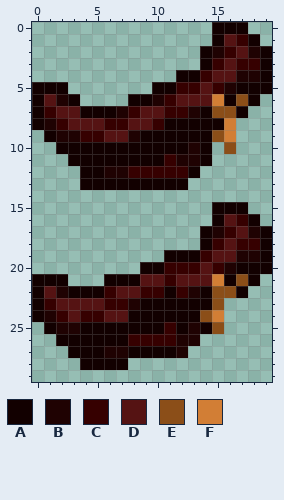
One commit to this pixel-art sprite: Items/Accessories/Lazy_Cloak_P.png. The picture above is the old version.
The file is 40x60 pixels, drawn in blocks of 2x2; one block is one cell here.
Palette (. is transparent): A #120000  B #1f0202  C #360000  D #551313  E #8b4e18  F #d27e35
Pixels before, first column x 0:
 0 ...............AAA..
 1 ...............ADCA.
 2 ..............ABCDBA
 3 ..............ACDCCA
 4 ............AACDDBBA
 5 AAA.......AACCDCBAAA
 6 ADBA....AABCDDDFAEA.
 7 ACDDAAABCDDCCBAEEA..
 8 ABCDDDCCDDCAAAAAF...
 9 .ABBCCDDBAAAAAAEF...
10 ..AAAAAAAAAAABA.E...
11 ...AAAAAAAACBBA.....
12 ....AABBCCCCCA......
13 ....AAAAAAAAA.......
14 ....................
15 ...............AAA..
16 ...............ADCA.
17 ..............ABCDBA
18 ..............ACDCCA
19 ...........AAACDDBBA
20 .........AACCCDCBAAA
21 AAA...AAADDCDDDFAEA.
22 ADBAAACDDCCACBAEEA..
23 ACDDDDCCBAAAAAAE....
24 ABCDCCDDAAAAAAEF....
25 .ABBAAAAAAACABAE....
26 ..AAAAAACCCCBB......
27 ...AAABBAAAAB.......
28 ....AAAA............
The result:
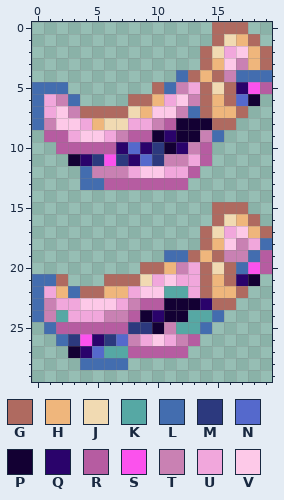
Colours new in this view: G #af6a60  H #efb67c  J #f1dab2  K #56a8a4  L #436daf  M #2c397e  N #5569cc  P #130033  Q #2a036b  R #b65ca1  S #fb52ed  T #c981b3  U #f1a7dc  V #fdc9e8
What changed:
Changed rows in their new state; - is an unchanged pixel.
first column x 0:
 0 ---------------GGG--
 1 ---------------GJHG-
 2 --------------GJUVHG
 3 --------------GHVTHG
 4 ------------LGHGTLLL
 5 LLL-------GLTUGJGQSR
 6 LUTL----GGHUVTGHGNP-
 7 LUVTGGGGJHVVTLGHHG--
 8 LTVVUHJJUUTRPPPGG---
 9 -RRUVVUTRRPQPPTL.---
10 --RRRRRQNQMPQTR-.---
11 ---PQMSMQNMTTUR-----
12 ----LTTTUVVUUR------
13 ----LLRRRRRRR-------
15 ---------------GGG--
16 ---------------GJHG-
17 --------------GJUVHG
18 --------------GHVTUL
19 -----------LLGHGTTLR
20 ---------GGHTUGJGLSR
21 LLG---GGGJUVUUGHGQP-
22 LUHLGGHHUVVKKUGHHG--
23 LTUUVVVUTRRPPPQGG---
24 LTKUUUTTRPQPPKKL----
25 -LRRRRRRMMPTKKL.----
26 --LMSQMNTUVUTR------
27 ---PQNKKRRRRR-------
28 ----LLLL------------
Where, in picture pixels (left, top, right, bottom), the same in both pictures:
changed: (32, 22, 272, 370)
